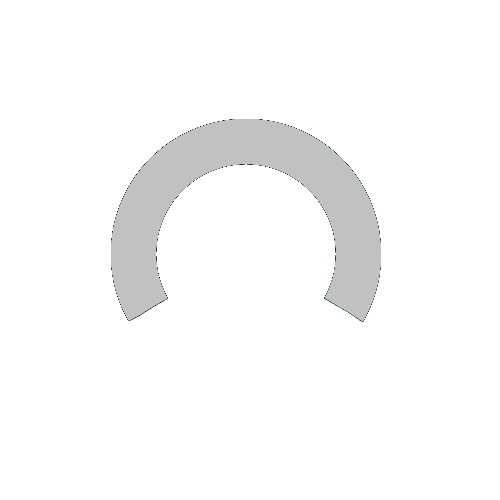
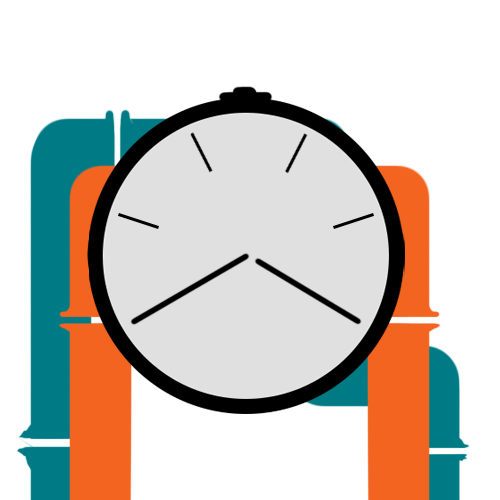
Before/after of a w=500, h=500 layered artwork. What changed in the layer stack:
hid "Ellipse 2" (1st of 5) over 111, 119, 381, 374
showed "Ellipse 1" over 89, 86, 406, 414
showed "Layer 2" over 59, 164, 442, 500
showed "Layer 3" over 16, 109, 477, 500
